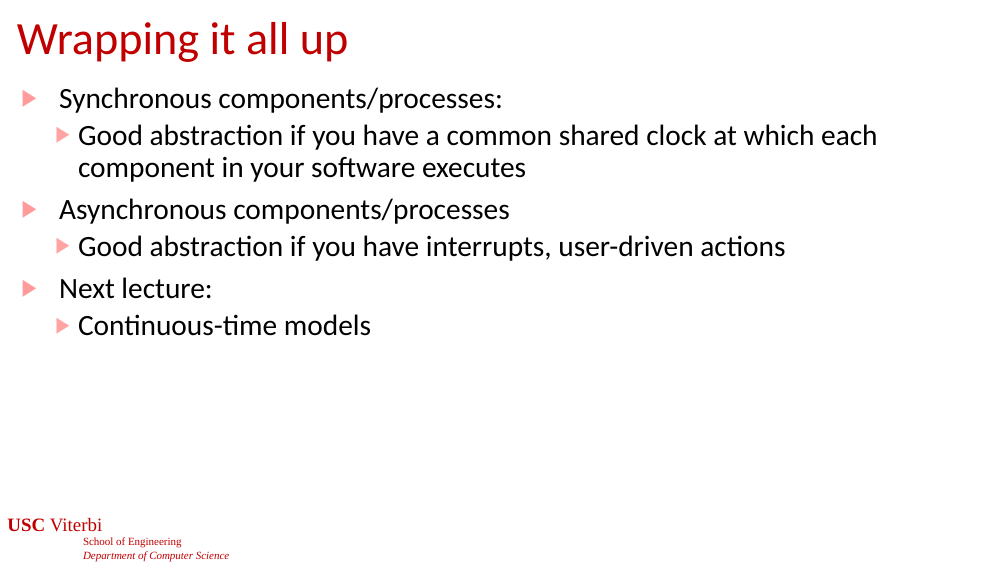
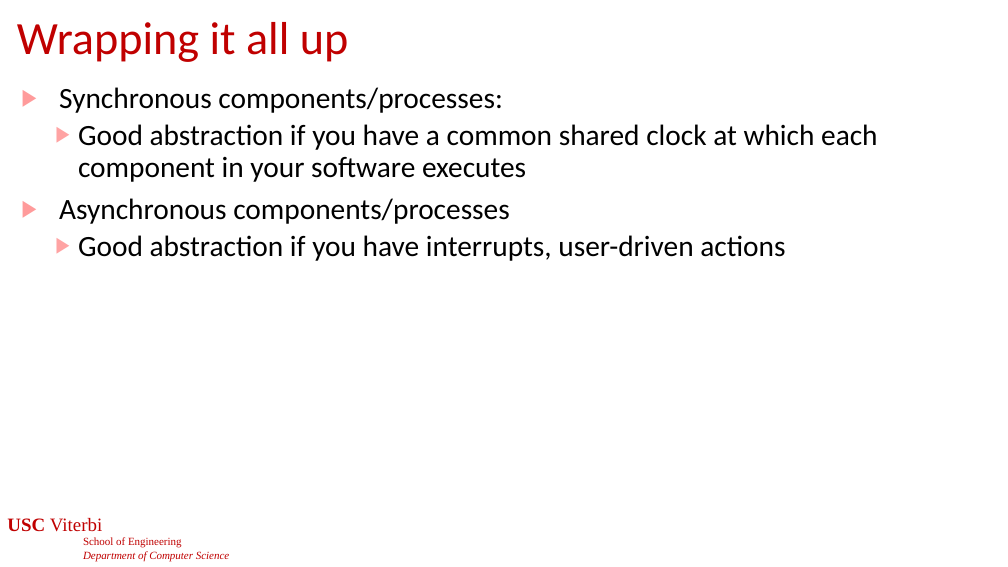
Before and after one commit to jdeshmukh/jdeshmukh.github.io, a slide deck: slide 55 of teaching/cs513-autocps-fall-2024/slides/ModelsOfComputation.pptx. Drawn at 1008x567 pixels with LibreOffice and Linux fonts; fonts in the diff are those of the drawing; background and template pictures are left out. Boxes give left, top, right and bottom in pixels: in the first picture for what was removed or moved away, otherwise in the second. Text is boxed around its words. In the diff, an @@ line names an element or a change of style, - is before the commit and + after.

```diff
--- a/teaching/cs513-autocps-fall-2024/slides/ModelsOfComputation.pptx
+++ b/teaching/cs513-autocps-fall-2024/slides/ModelsOfComputation.pptx
@@ text at (59, 277, 371, 336): paragraphs removed @@
-▶ Next lecture:
-  ▶ Continuous-time models
```
Also in this commit, not shown: 6 other slides changed, 2 other files.
